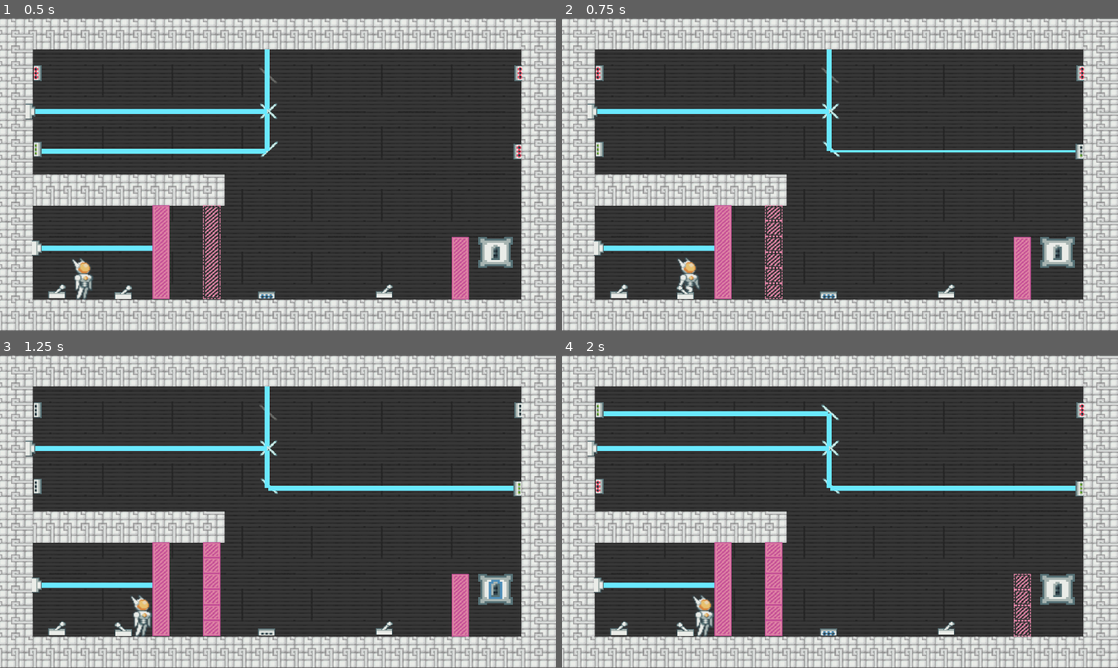
Above: before the commit, frames 1-4 (two rows, left to right).
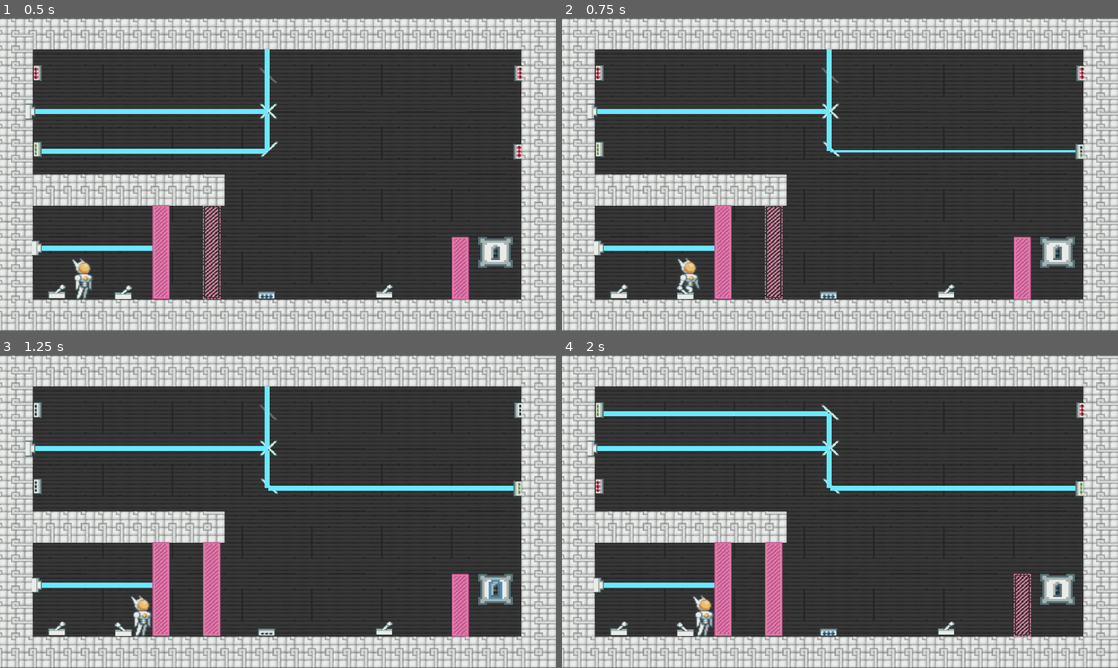
Above: after the commit, the same moments.

Repository: rakthalekk/VGDC-Fall-2021-Project
Game: Godot game, scene res://src/levels/Level2.tscn
The game is run twice, just before and just after one commit, with the same random seed, the same clock (stepped at 60 frames per second) and the same inputs. This scene is started directly instead of the project's main scene.
Inputs:
- Up to frame 1 (0.5 s): no input
- Up to frame 2 (0.75 s): hold Right (move_right) from 0.53 s (still down); tap X (interact) at 0.6 s
- Up to frame 3 (1.25 s): keep holding Right (move_right); tap Z (jump) at 0.77 s
- Up to frame 4 (2 s): keep holding Right (move_right); tap X (interact) at 1.35 s; tap Z (jump) at 1.52 s

Frame 1 is identical in both runs. In frame 2, 0.1% of the frame differs, in the area x 36-40%, y 64-86%; in frame 3, less than 0.1%; in frame 4, 0.2%, in the area x 36-85%, y 64-86%.

Commit message:
updated barrier bitmask

Diff:
--- a/Puzzle Platformer/src/level_mechanics/Barrier.gd
+++ b/Puzzle Platformer/src/level_mechanics/Barrier.gd
@@ -11,6 +11,7 @@
 	flip_sound.play()
 	for tile in get_used_cells():
 		set_cellv(tile, id)
+	update_bitmask_region()
 
 
 # if lever signal is "enabled", calls _ready function again to check
Not shown: 1 places in Puzzle Platformer/src/levels/Level2.tscn that only renumber resources
